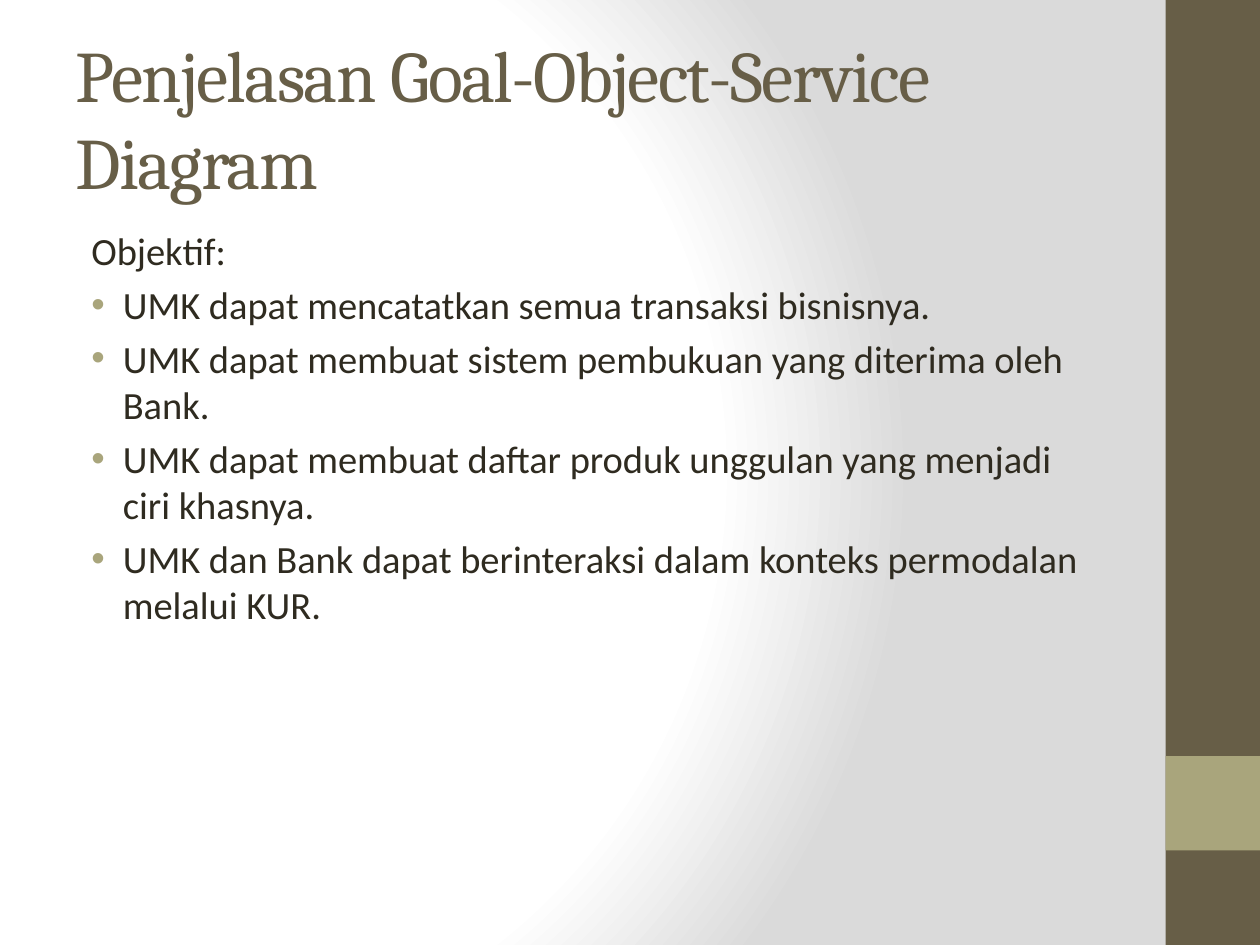
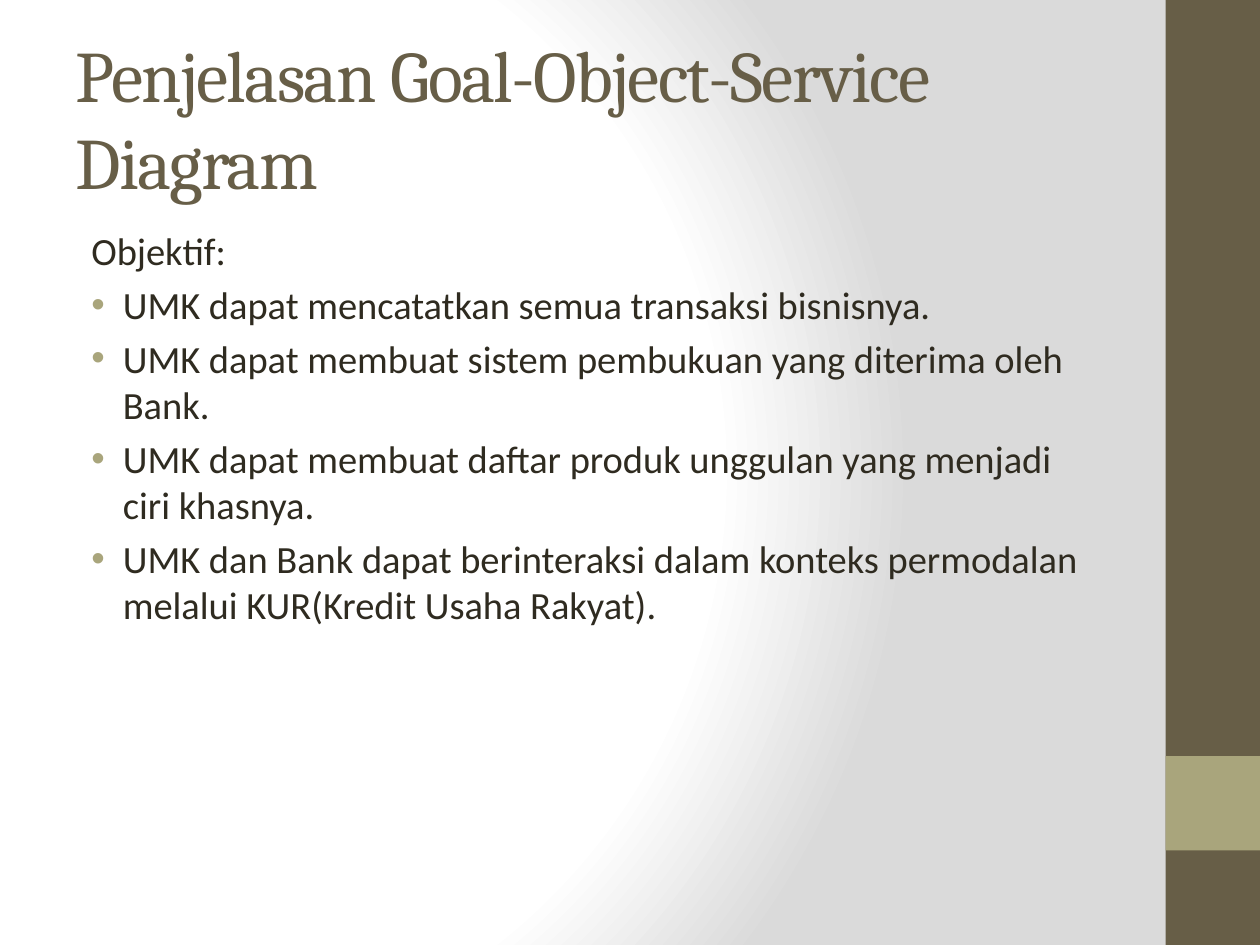
Before and after one commit to kamord/Tugas-SSI-EA, a slide deck: slide 9 of UMK/UMK.pptx (slide 10 before the commit). Drawn at 1260x945 pixels with LibreOffice and Linux fonts; fonts in the diff are those of the drawing. Boxes give left, top, right and bottom in pixels: in the first picture for what was removed or moved away, otherwise in the second. Text is boxed around its words. In the diff, an @@ line names an element or a change of style, - is before the commit and + after.

Commit message:
UMK final

```diff
--- a/UMK/UMK.pptx
+++ b/UMK/UMK.pptx
@@ text at (x1=123, y1=546, x2=1078, y2=626): text changed @@
-• UMK dan Bank dapat berinteraksi dalam konteks permodalan melalui KUR.
+• UMK dan Bank dapat berinteraksi dalam konteks permodalan melalui KUR(Kredit Usaha Rakyat).
```
Also in this commit, not shown: 5 other slides changed, 3 slides added, 1 slide removed.
